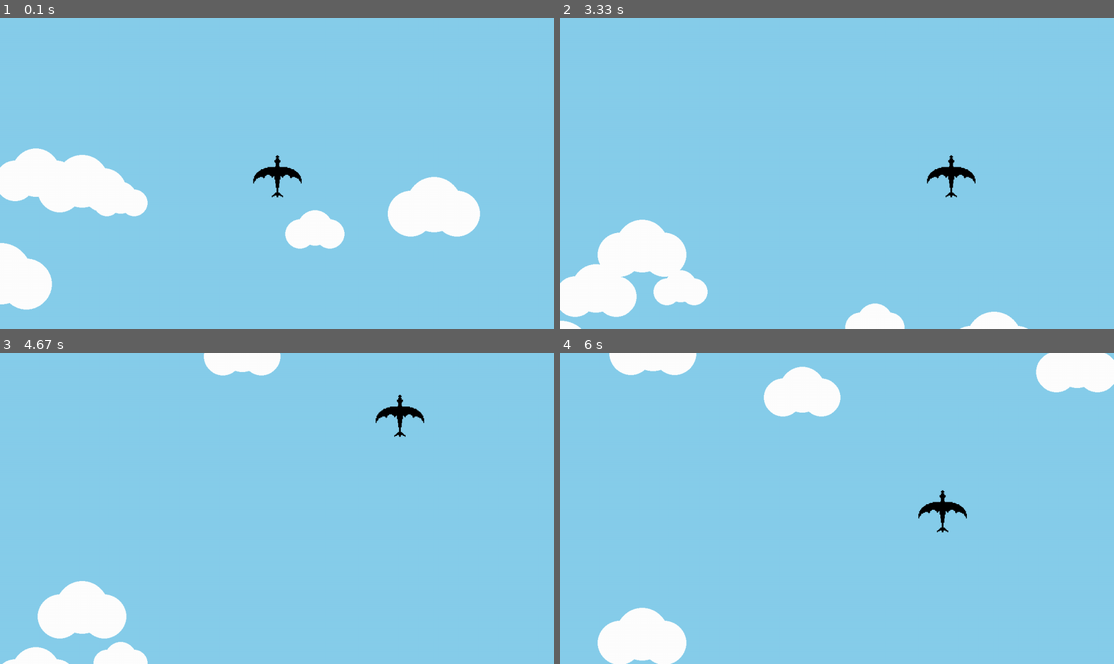
Above: before the commit, frames 1-4 (two rows, left to right).
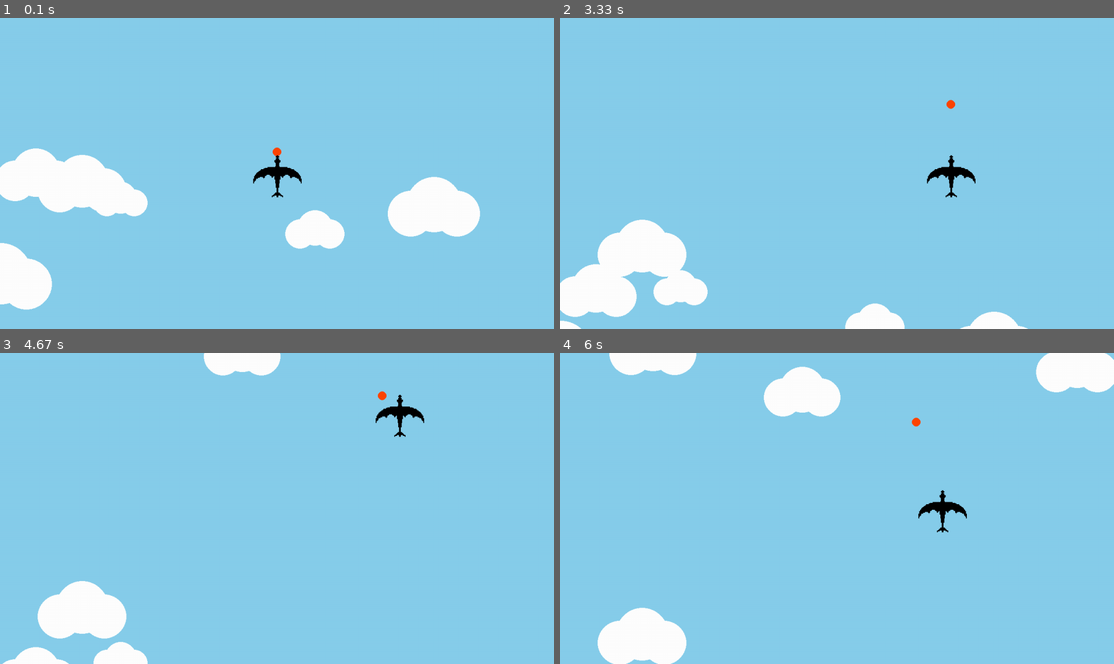
Above: after the commit, the same moments.

Repository: WakoSD/PyGame-Python-Practice
Game: pygame game, started from main.py
Two runs of this game, one before a commit and one after it. Both use one fixed random seed, a clock stepped at 60 frames per second and the inputs below.
Inputs:
- Up to frame 1 (0.1 s): no input
- Up to frame 2 (3.33 s): hold Space 0.33-0.8 s; hold D 0.33-0.8 s; hold D 0.83-1.3 s; hold W 1.33-1.63 s; hold D 1.67-2.13 s; hold A 2.17-2.7 s; hold S 2.73-3.03 s; tap Space at 3.07 s
- Up to frame 3 (4.67 s): hold A 3.4-3.8 s; tap Space at 3.47, 3.77, 3.9, 4.3, 4.6 s; hold W 3.83-4.2 s; hold D from 4.23 s (still down)
- Up to frame 4 (6 s): release D at 4.87 s; hold S 4.9-5.27 s; tap Space at 4.97, 5.37, 5.67, 5.87 s; hold A 5.3-5.77 s; hold D from 5.8 s (still down)

The runs differ from the first frame. In frame 1, less than 0.1% of the frame differs, in the area x 49-51%, y 41-45%; in frame 2, less than 0.1%; in frame 3, less than 0.1%, in the area x 68-70%, y 12-16%; in frame 4, less than 0.1%.

Commit message:
Implement fireball mechanics with cooldown and update dragon loading comment

Diff:
--- a/main.py
+++ b/main.py
@@ -11,7 +11,7 @@
 dt = 0
 player_pos = pygame.Vector2(screen.get_width(), screen.get_height()) / 2
 
-# Cargar el dragón UNA sola vez (no dentro del while loop, es carísimo hacerlo cada frame)
+# Cargar el dragón UNA sola vez
 dragon = pygame.image.load("dragon.png").convert_alpha()
 scaled_dragon = pygame.transform.scale(
     dragon, (int(dragon.get_width() * 0.2), int(dragon.get_height() * 0.2))
@@ -47,13 +47,34 @@
         pygame.draw.circle(surface, (255, 255, 255), (int(self.x + 50 * s), int(self.y + 20 * s)), int(50 * s))
         pygame.draw.circle(surface, (255, 255, 255), (int(self.x - 50 * s), int(self.y + 20 * s)), int(50 * s))
 
+class Fireball:
+    def __init__(self, x, y):
+        self.x = x
+        self.y = y
+        self.speed = 300  # px/seg
+
+    def update(self, dt):
+        self.y -= self.speed * dt+5
+
+    def draw(self, surface):
+        pygame.draw.circle(surface, (255, 69, 0), (int(self.x), int(self.y)), 10)
+
 
 clouds = [Cloud() for _ in range(6)]
+fireballs = [Fireball(player_pos.x, player_pos.y) for _ in range(3)]  # Lista de bolas de fuego
+
+# --- Cooldown para las bolas de fuego ---
+FIREBALL_COOLDOWN = 0.3  # segundos entre disparos
+last_fireball_time = -FIREBALL_COOLDOWN  # Permite el primer disparo
 
 while running:
     for event in pygame.event.get():
         if event.type == pygame.QUIT:
             running = False
+
+    # --- Actualizar tiempo global ---
+    dt = clock.tick(60) / 1000
+    last_fireball_time += dt
 
     # --- Fondo ---
     screen.blit(sky_img, (0, 0))
@@ -62,6 +83,18 @@
     for cloud in clouds:
         cloud.update(dt)
         cloud.draw(screen)
+
+    # --- Bolas de fuego ---
+    if pygame.key.get_pressed()[pygame.K_SPACE]:
+        if last_fireball_time >= FIREBALL_COOLDOWN:
+            fireballs.append(Fireball(player_pos.x, player_pos.y))
+            last_fireball_time = 0  # Reiniciar el contador del cooldown
+
+
+    for fireball in fireballs:
+        fireball.update(dt)
+        fireball.draw(screen)
+
 
     # --- Movimiento del dragón ---
     keys = pygame.key.get_pressed()
@@ -83,6 +116,4 @@
 
     pygame.display.flip()
 
-    dt = clock.tick(60) / 1000
-
 pygame.quit()
